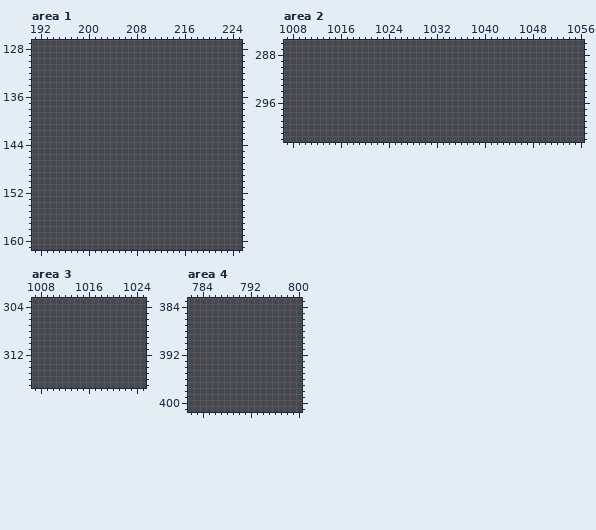
Pixel-art file: Aseprite/tilemap_end.aseprite. The picture above is the old version.
1768x480 pixels, 1 frame. Shown: area 1: x 191..225, y 127..161; area 2: x 1007..1056, y 286..302; area 3: x 1007..1025, y 303..317; area 4: x 782..800, y 383..401. The commit also changed other parts of the picture, which this record leaves out.
New version:
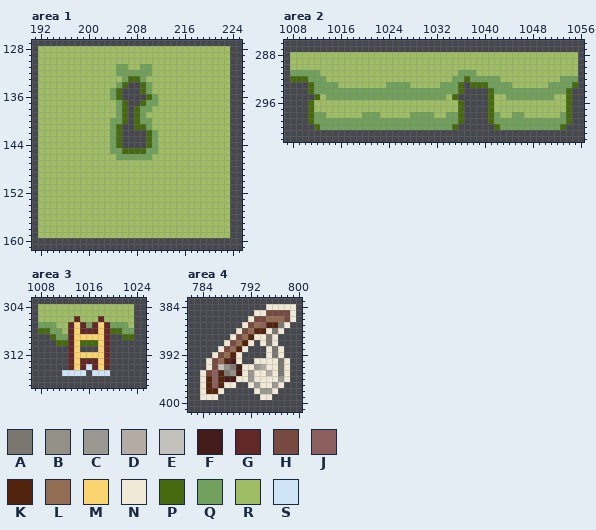
Palette (. is transparent): A #7b7770  B #929087  C #9a9891  D #b4aba4  E #c3c1bc  F #431c19  G #622727  H #764a41  J #8c5f5f  K #53240d  L #926d54  M #fad46f  N #f1e9d7  P #47690f  Q #71a05c  R #9ebd64  S #cfe5f7
Diff:
layer "new/cao_new/caoB02 K" now shown
layer "工具" added
Area 1, layer "new/cao_new/caoB02 K":
y 128..130: x 192..223 ................................ -> RRRRRRRRRRRRRRRRRRRRRRRRRRRRRRRR
y 131: x 192..223 ................................ -> RRRRRRRRRRRRRQQRRQQRRRRRRRRRRRRR
y 132: x 192..223 ................................ -> RRRRRRRRRRRRRQQQQQQRRRRRRRRRRRRR
y 133: x 192..223 ................................ -> RRRRRRRRRRRRRRQPPQRRRRRRRRRRRRRR
y 134: x 192..206 ............... -> RRRRRRRRRRRRRQP; x 209..223 ............... -> PQRRRRRRRRRRRRR
y 135: x 192..205 .............. -> RRRRRRRRRRRRQP; x 209..223 ............... -> PQRRRRRRRRRRRRR
y 136: x 192..205 .............. -> RRRRRRRRRRRRQP; x 210..223 .............. -> PQRRRRRRRRRRRR
y 137: x 192..206 ............... -> RRRRRRRRRRRRRQP; x 209..223 ............... -> PQQRRRRRRRRRRRR
y 138: x 192..206 ............... -> RRRRRRRRRRRRRQP; x 208..223 ................ -> PQQRRRRRRRRRRRRR
y 139: x 192..206 ............... -> RRRRRRRRRRRRRQP; x 208..223 ................ -> PQRRRRRRRRRRRRRR
y 140: x 192..206 ............... -> RRRRRRRRRRRRQQP; x 208..223 ................ -> PQQRRRRRRRRRRRRR
y 141: x 192..205 .............. -> RRRRRRRRRRRRQP; x 208..223 ................ -> PPQRRRRRRRRRRRRR
y 142..144: x 192..205 .............. -> RRRRRRRRRRRRQP; x 210..223 .............. -> PQRRRRRRRRRRRR
y 145: x 192..223 ................................ -> RRRRRRRRRRRRQQPPPPQQRRRRRRRRRRRR
y 146: x 192..223 ................................ -> RRRRRRRRRRRRRQQQQQQRRRRRRRRRRRRR
y 147..159: x 192..223 ................................ -> RRRRRRRRRRRRRRRRRRRRRRRRRRRRRRRR
Area 2, layer "new/cao_new/caoB02 K":
y 288..290: x 1008..1055 ................................................ -> RRRRRRRRRRRRRRRRRRRRRRRRRRRRRRRRRRRRRRRRRRRRRRRR
y 291: x 1008..1055 ................................................ -> QQQQQRRRRRRRRRRRRRRRRRRRRRRRQQQRRRRRRRRRRRRRRRRR
y 292: x 1008..1055 ................................................ -> PPPQQQRRRRRRRRRRRRRRRRRRRRRQQPQQQQQRRRRRRRRRRQQQ
y 293: x 1011..1036 .......................... -> PQQQQRRRRRRRRQQQQRRRRRQQQP; x 1038..1055 .................. -> PPPQQQQRRRRRRQQQQP
y 294: x 1011..1036 .......................... -> PQQQQQQQQQQQQQQQQQQQQQQQQP; x 1041..1054 .............. -> PQQQQQQQQQQQQP
y 295: x 1012..1035 ........................ -> PRQQQQQQQQQQQQQQQQQQQQRP; x 1041..1054 .............. -> PRRQQQQQQQQRRP
y 296..297: x 1011..1036 .......................... -> PRRRRRRRRRRRRRRRRRRRRRRRRP; x 1041..1054 .............. -> PRRRRRRRRRRRRP
y 298: x 1011..1036 .......................... -> PQQRRRRRRQQQRRRRRQQQQRRQQP; x 1041..1054 .............. -> PQRRQQRRRRRRQP
y 299: x 1011..1036 .......................... -> PQQQQQQQQQQQQQQQQQQQQQQQQP; x 1041..1054 .............. -> PQQQQQQQQQQQQP
y 300: x 1012..1035 ........................ -> PQQQQQQQQQQQQQQQQQQQQQQP; x 1042..1053 ............ -> PQQQQQQQQQQP
Area 3, layer "new/cao_new/caoB02 K":
y 304..305: x 1008..1023 ................ -> RRRRRRRRRRRRRRRR
y 306: x 1008..1023 ................ -> RRRRRRGRRRGRRRRR
y 307: x 1008..1023 ................ -> QQQRRGMGQGMGQQQR
y 308: x 1008..1023 ................ -> PPQQRGMGGGMGPPQQ
y 309: x 1010..1019 .......... -> PQQGMMMMMG; x 1022..1023 .. -> PP
y 310: x 1011..1019 ......... -> PPGMPPPMG
y 311: x 1013..1014 .. -> GM; x 1018..1019 .. -> MG
y 312: x 1013..1019 ....... -> GMMMMMG
y 313: x 1013..1019 ....... -> GMGGGMG
y 314: x 1013..1019 ....... -> GMGSGMG
y 315: x 1012..1015 .... -> SSSS; x 1017..1019 ... -> SSS
Area 4, layer "工具":
y 384: x 795..799 ..... -> NNNNN
y 385: x 793..799 ....... -> NNHHHHN
y 386: x 792..799 ........ -> NHHLLLHN
y 387: x 791..798 ........ -> NHLJKKAN
y 388: x 790..797 ........ -> NHLKKNAN
y 389: x 789..796 ........ -> NHLKNNAN
y 390: x 788..792 ..... -> NHLKN; x 794..796 ... -> NAN
y 391: x 787..791 ..... -> NHLKN; x 795..797 ... -> NAN
y 392: x 786..790 ..... -> NHLKN; x 795..797 ... -> NAN
y 393: x 785..790 ...... -> NHLKFN; x 793..798 ...... -> NNNNAN
y 394: x 785..798 .............. -> NHEBAFNNCDNNAN
y 395: x 784..798 ............... -> NHJKABFNCNNDNAN
y 396: x 784..798 ............... -> NKJKFFNNCNNNNCN
y 397: x 784..789 ...... -> NKJKNN; x 792..797 ...... -> NCNNCN
y 398: x 784..787 .... -> NKKN; x 793..796 .... -> NCCN
y 399: x 784..786 ... -> NNN; x 794..795 .. -> NN
Changed places in both pictures, as pixel boxes (x1, y1, x2, y2):
added: (38, 46, 230, 238)
added: (290, 52, 578, 130)
added: (38, 304, 134, 376)
added: (200, 304, 296, 400)
